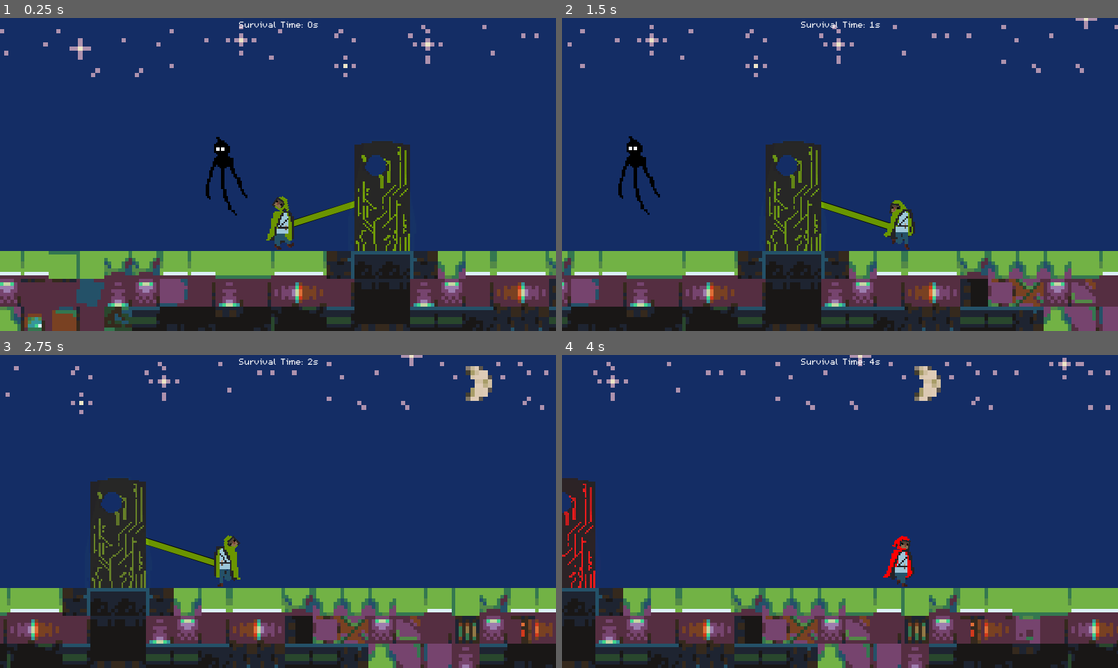
Above: before the commit, frames 1-4 (two rows, left to right).
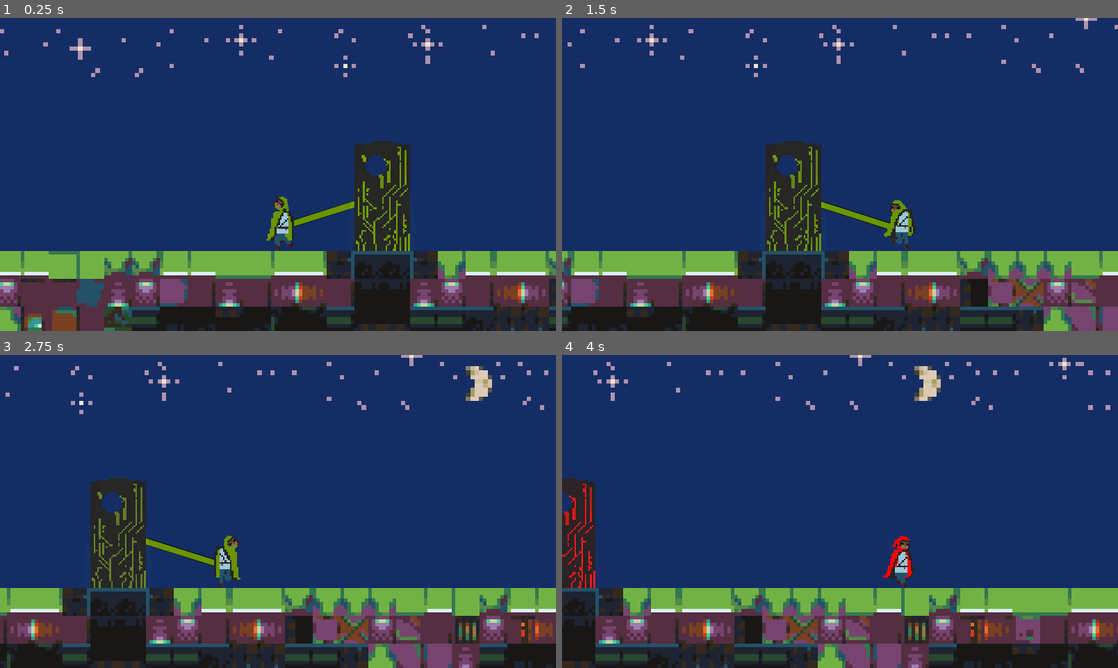
Above: after the commit, the same moments.

Repository: MHillier98/FeedThePillar
Game: Godot game, scene res://Scenes/TestScene.tscn
Two runs of this game, one before a commit and one after it. Both use one fixed random seed, a clock stepped at 60 frames per second and the inputs below.
Inputs (mouse positions are in pixels of both pictures, inside the frame that each line leads up to):
- Up to frame 1 (0.25 s): no input
- Up to frame 2 (1.5 s): move the mouse to (962, 158) at 0.52 s; hold W (up) 0.53-1.28 s; hold D (right) from 0.53 s (still down); click (962, 158) at 0.67 s; move the mouse to (728, 190) at 1.27 s; tap W (up) at 1.35 s; click (728, 190) at 1.42 s
- Up to frame 3 (2.75 s): tap W (up) at 1.52, 1.82 s; move the mouse to (333, 442) at 2.02 s; release D (right) at 2.03 s; hold A (left) from 2.03 s (still down); hold W (up) from 2.03 s (still down); click (333, 442) at 2.17 s
- Up to frame 4 (4 s): move the mouse to (812, 574) at 2.77 s; release A (left) at 2.78 s; release W (up) at 2.78 s; hold D (right) from 2.78 s (still down); tap W (up) at 2.85, 3.02, 3.32 s; click (812, 574) at 2.92 s; move the mouse to (1006, 558) at 3.52 s; hold W (up) from 3.53 s (still down); click (1006, 558) at 3.67 s

The runs differ from the first frame. In frame 1, 0.6% of the frame differs, in the area x 37-58%, y 1-64%; in frame 2, 0.6%; in frame 3, 0.1%; in frame 4, 0.1%.

Commit message:
Clicking on wraiths gives points

Diff:
--- a/Scenes/TestScene.tscn
+++ b/Scenes/TestScene.tscn
@@ -23,6 +23,7 @@
 [node name="PowerLine" type="Control" parent="."]
 anchor_right = 1.0
 anchor_bottom = 1.0
+mouse_filter = 2
 script = ExtResource( 5 )
 __meta__ = {
 "_edit_lock_": true,
@@ -39,10 +40,13 @@
 [node name="CanvasLayer" type="CanvasLayer" parent="."]
 
 [node name="HUD" type="Control" parent="CanvasLayer"]
-anchor_right = 1.0
-anchor_bottom = 1.0
+anchor_left = 0.5
+anchor_right = 0.5
+margin_left = -320.0
+margin_right = 320.0
+margin_bottom = 3.0
+mouse_filter = 1
 __meta__ = {
-"_edit_lock_": true,
 "_edit_use_anchors_": false
 }
 
@@ -64,6 +68,7 @@
 }
 
 [node name="Timer" type="Label" parent="CanvasLayer/HUD"]
+visible = false
 anchor_left = 0.5
 anchor_right = 0.5
 margin_left = -101.5
@@ -80,7 +85,6 @@
 
 [node name="Player" parent="." instance=ExtResource( 1 )]
 position = Vector2( 200, 235 )
-points = 100
 
 [node name="Camera2D" type="Camera2D" parent="Player"]
 position = Vector2( 0, -62 )
@@ -97,4 +101,5 @@
 }
 
 [node name="Wraith" parent="." instance=ExtResource( 8 )]
-position = Vector2( 136.927, 171.73 )
+position = Vector2( -164.042, 143.15 )
+points = 100
--- a/Scenes/Wraith.tscn
+++ b/Scenes/Wraith.tscn
@@ -92,16 +92,18 @@
 
 [node name="AnimatedSprite" type="AnimatedSprite" parent="Area2D"]
 scale = Vector2( 2, 2 )
-frames = SubResource( 13 )
+frames = SubResource( 12 )
+frame = 2
+playing = true
 __meta__ = {
 "_edit_lock_": true
 }
 
 [node name="CollisionShape2D" type="CollisionShape2D" parent="Area2D"]
 scale = Vector2( 2, 2 )
-shape = SubResource( 1 )
+shape = SubResource( 13 )
 
 [node name="AnimationPlayer" type="AnimationPlayer" parent="Area2D"]
 autoplay = "Hover"
 anims/Hover = SubResource( 14 )
-[connection signal="body_entered" from="Area2D" to="." method="_on_Area2D_body_entered"]
+[connection signal="input_event" from="Area2D" to="." method="_on_Area2D_input_event"]
--- a/Scripts/Wraith.gd
+++ b/Scripts/Wraith.gd
@@ -1,8 +1,54 @@
 extends Node2D
 
 
-func _on_Area2D_body_entered(body):
-	if body.name == "Player":
-		print("die")
-		body.add_points(500)
+export(int) var points = 300 setget set_points, get_points
+
+onready var animatedSprite = $Area2D/AnimatedSprite
+
+var being_clicked = false
+var player
+var timer = 0
+
+func set_points(new_points):
+	points = clamp(new_points, 0, 9999999)
+
+
+func get_points():
+	return points
+
+
+func _ready():
+	var main = get_tree().current_scene
+	player = main.find_node("Player")
+	$Area2D.input_pickable = true
+
+
+func _process(_delta):
+	if timer > 600:
+		if points > 0:
+			if being_clicked:
+				animatedSprite.play("drain")
+				print(points)
+				points -= 10
+				player.add_points(10)
+				# yield(animatedSprite, "animation_finished")
+			else:
+				animatedSprite.play("default")
+		timer = 0
+	else:
+		timer += 1
+
+	if points <= 0:
+		animatedSprite.play("death")
+		yield(animatedSprite, "animation_finished")
 		queue_free()
+
+
+func _on_Area2D_input_event(_viewport, event, _shape_idx):
+	if event is InputEventMouseButton:
+		if event.pressed:
+			print("clicked down")
+			being_clicked = true
+		elif not event.pressed:
+			print("clicked up")
+			being_clicked = false
Not shown: 1 places in Scenes/Wraith.tscn that only renumber resources
